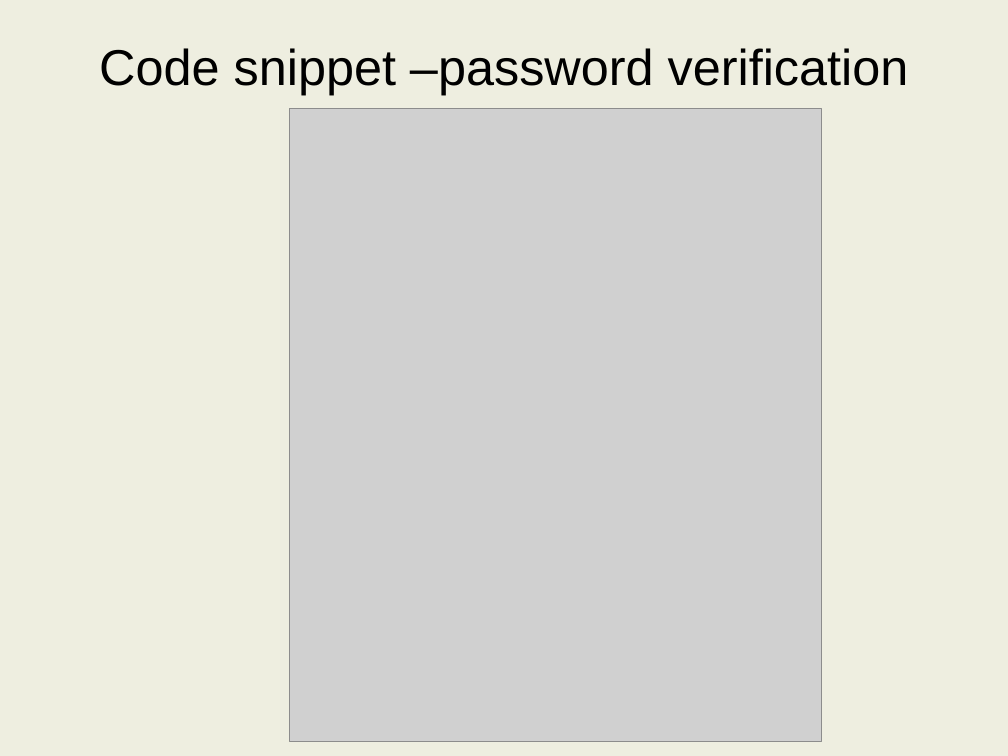
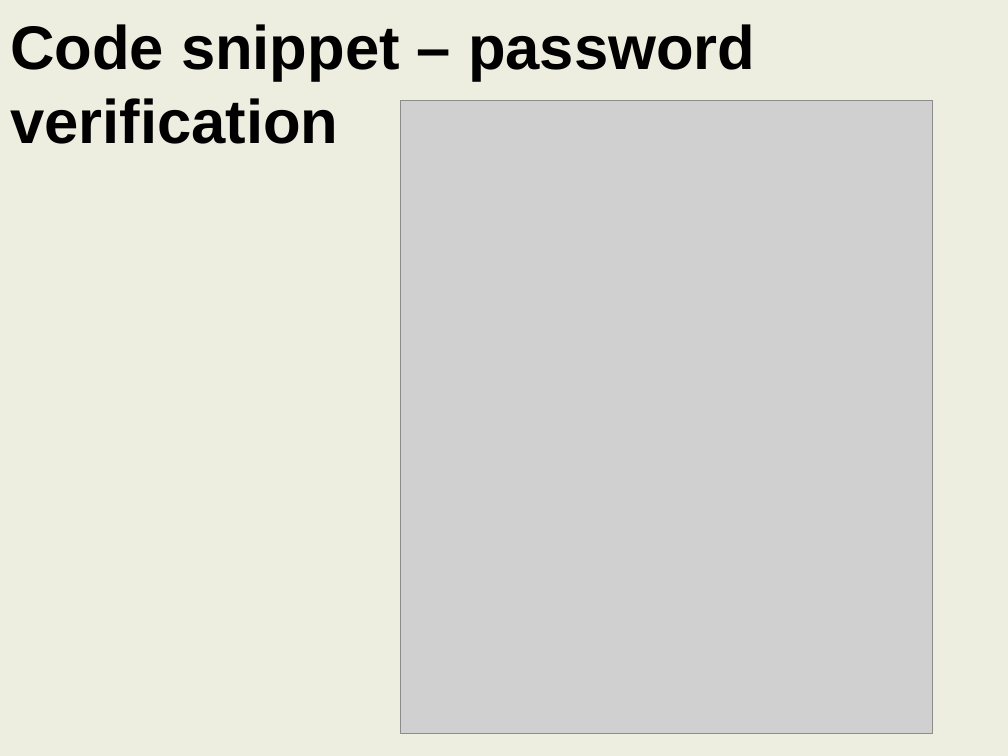
Before and after one commit to harropda/DIVVY-PIC, a slide deck: slide 3 of Documentation/Image Encryption.pptx (slide 5 before the commit). Drawn at 1008x756 pixels with LibreOffice and Linux fonts; fonts in the diff are those of the drawing; grey boxes stand for pictures; background and template pictures are left out. Boxes give left, top, right and bottom in pixels: in the first picture for what was removed or moved away, otherwise in the second. Text is boxed around its words. In the diff, an @@ line names an element or a change of style, - is before the commit and + after.

```diff
--- a/Documentation/Image Encryption.pptx
+++ b/Documentation/Image Encryption.pptx
@@ text "Code snippet – password verification" at <box>10,24,755,144</box>: vertical alignment middle to top @@
@@ text at <box>10,24,755,144</box>: text changed; size 36 to 44 pt; bold on @@
-Code snippet –password verification
+Code snippet – password verification
@@ picture: place and size @@
-picture at <box>289,108,822,741</box>
+picture at <box>401,100,933,733</box>
```
Also in this commit, not shown: 2 other slides changed, 2 slides added, 5 slides removed.
